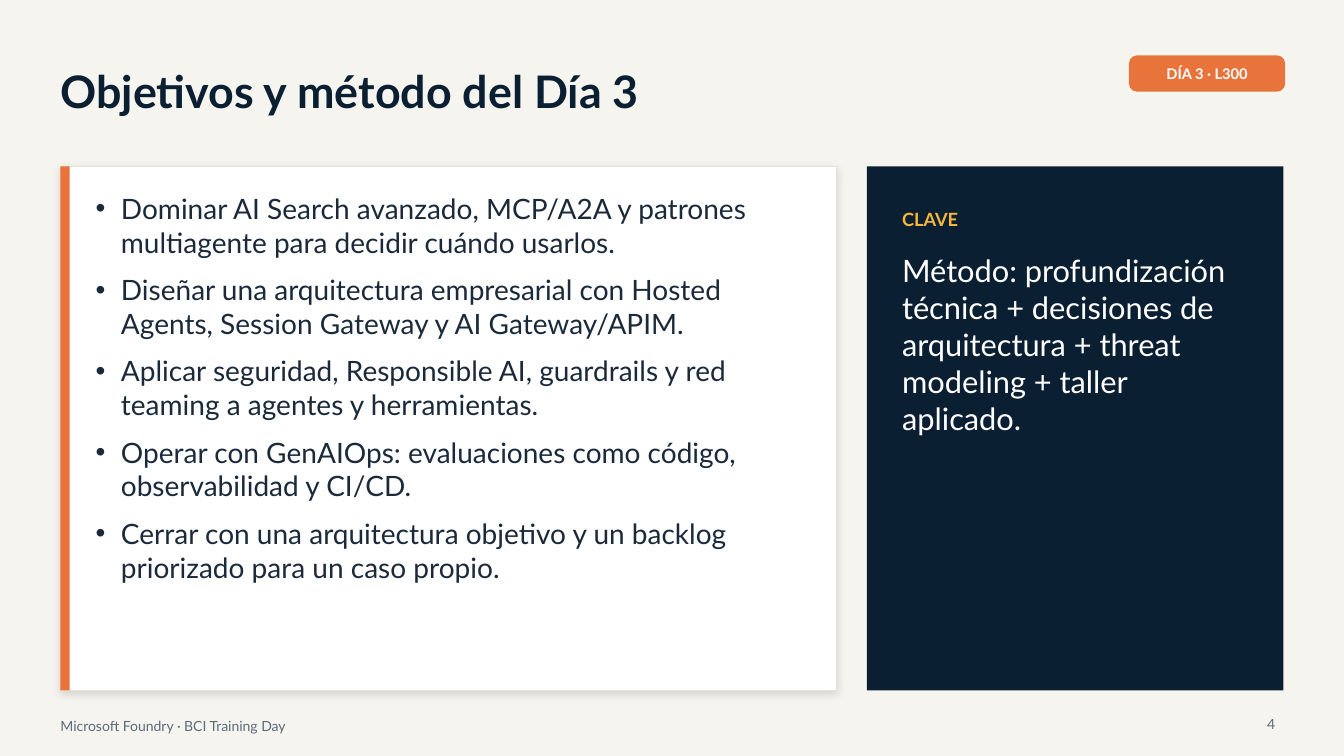
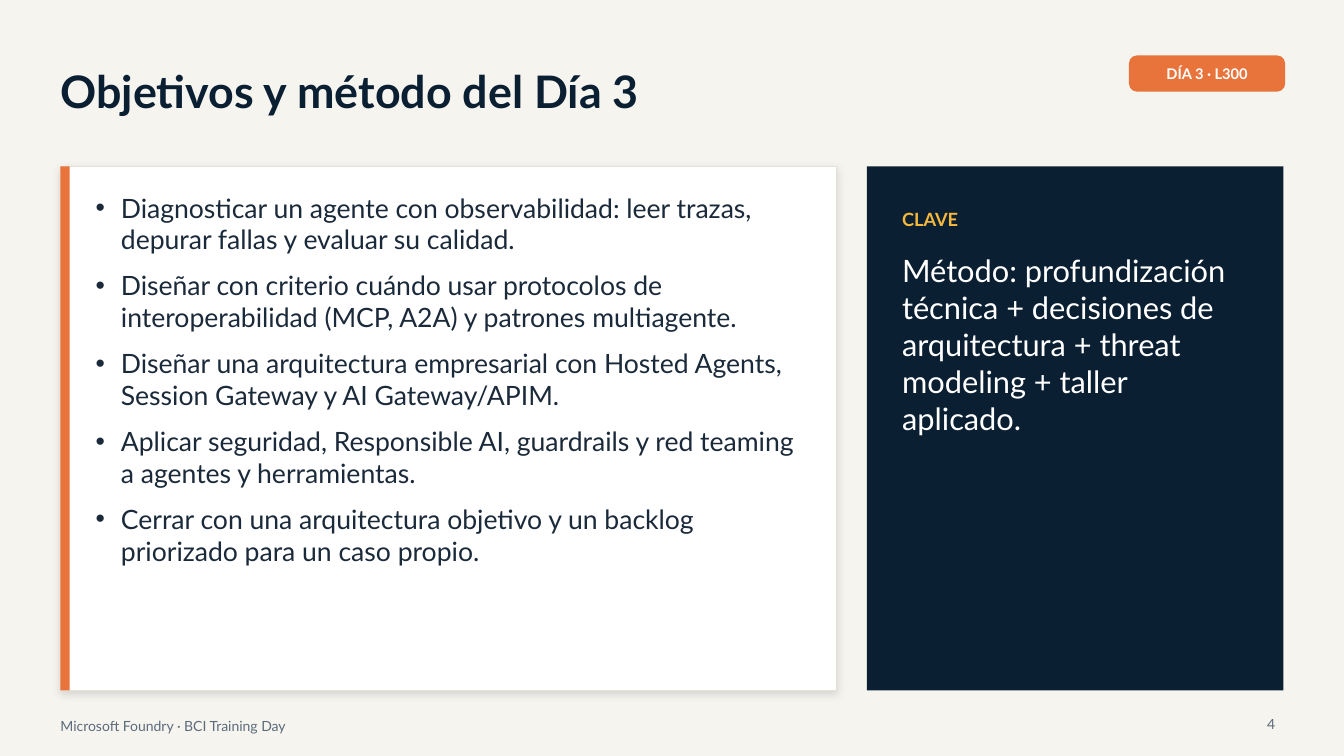
Before and after one commit to valegrajales/bci_workshop, a slide deck: slide 4 of presentaciones/BCI_Foundry_Dia3_L300_Produccion_Gobierno.pptx. Drawn at 1344x756 pixels with LibreOffice and Linux fonts; fonts in the diff are those of the drawing. Boxes give left, top, right and bottom in pixels: in the first picture for what was removed or moved away, otherwise in the second. Text is boxed around its words. In the diff, an @@ line names an element or a change of style, - is before the commit and + after.

```diff
--- a/presentaciones/BCI_Foundry_Dia3_L300_Produccion_Gobierno.pptx
+++ b/presentaciones/BCI_Foundry_Dia3_L300_Produccion_Gobierno.pptx
@@ text at (x1=121, y1=198, x2=752, y2=332): text changed; size 20 to 19 pt @@
-• Dominar AI Search avanzado, MCP/A2A y patrones multiagente para decidir cuándo usarlos.
+• Diagnosticar un agente con observabilidad: leer trazas, depurar fallas y evaluar su calidad.
+• Diseñar con criterio cuándo usar protocolos de interoperabilidad (MCP, A2A) y patrones multiagente.
@@ text at (x1=121, y1=353, x2=793, y2=566): size 20 to 19 pt in "Diseñar una arquitectura empresarial con Hosted Agents, ...", "Aplicar seguridad, Responsible AI, guardrails y red ...", "Cerrar con una arquitectura objetivo y un ..." @@
@@ text at (x1=121, y1=442, x2=736, y2=501): paragraph removed @@
-• Operar con GenAIOps: evaluaciones como código, observabilidad y CI/CD.
```
Also in this commit, not shown: 12 other slides changed, 4 slides added, 8 slides removed, 18 other files.
